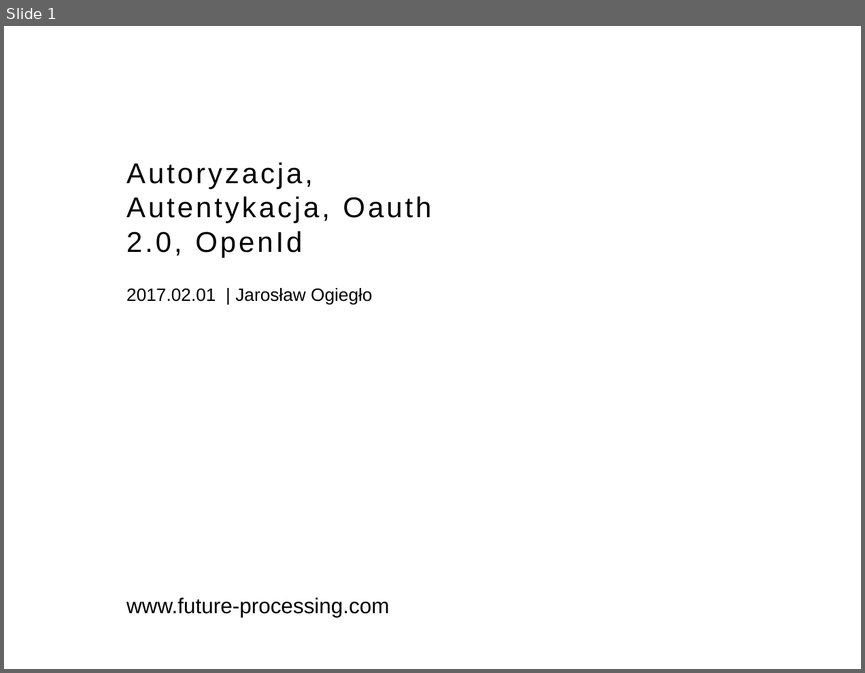
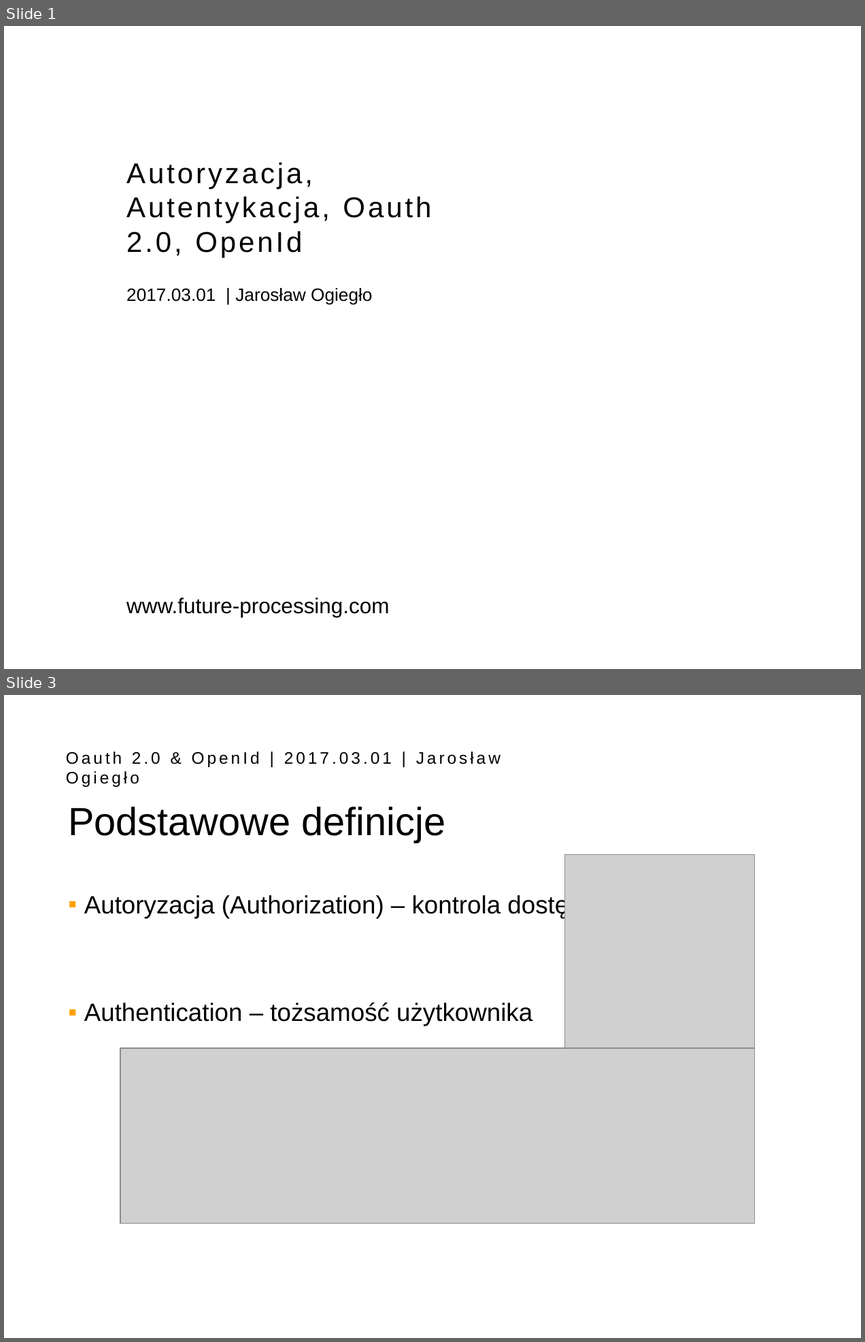
Before and after one commit to bodziosamolot/OauthIdentityServer, a slide deck: Presentation/Presentation_4x3.pptx. Shown one above the other, each under a label of ours: slide 1 before the commit, slides 1 and 3 after it; the slides between them are not shown. The pictures are 865x673 and 865x1342 pixels, drawn with LibreOffice and Linux fonts; fonts in the diff are those of the drawing; grey boxes stand for pictures; background and template pictures are left out. Boxes give left, top, right and bottom in pixels: in the first picture for what was removed or moved away, otherwise in the second. Text is boxed around its words. In the diff, an @@ line names an element or a change of style, - is before the commit and + after.

```diff
--- a/Presentation/Presentation_4x3.pptx
+++ b/Presentation/Presentation_4x3.pptx
@@ slide 3 added at [4,695,861,1338], background #FFFFFF @@
@@ text added at [66,751,500,787], 14 pt, text #000000 @@
+Oauth 2.0 & OpenId | 2017.03.01 | Jarosław Ogiegło
@@ title added at [68,807,445,842], 33 pt, text #000000 @@
+Podstawowe definicje
@@ picture added at [564,854,753,1048] @@
@@ text added at [84,894,596,1025], 21 pt, text #000000 @@
+▪ Autoryzacja (Authorization) – kontrola dostępu
+▪ Authentication – tożsamość użytkownika
@@ picture added at [120,1048,755,1223] @@
@@ slide 1 changed as well @@
@@ text at [126,288,372,305]: text changed @@
-2017.02.01 | Jarosław Ogiegło
+2017.03.01 | Jarosław Ogiegło
```
Also in this commit, not shown: 7 other slides changed, 10 other slides added, 1 slide removed.
